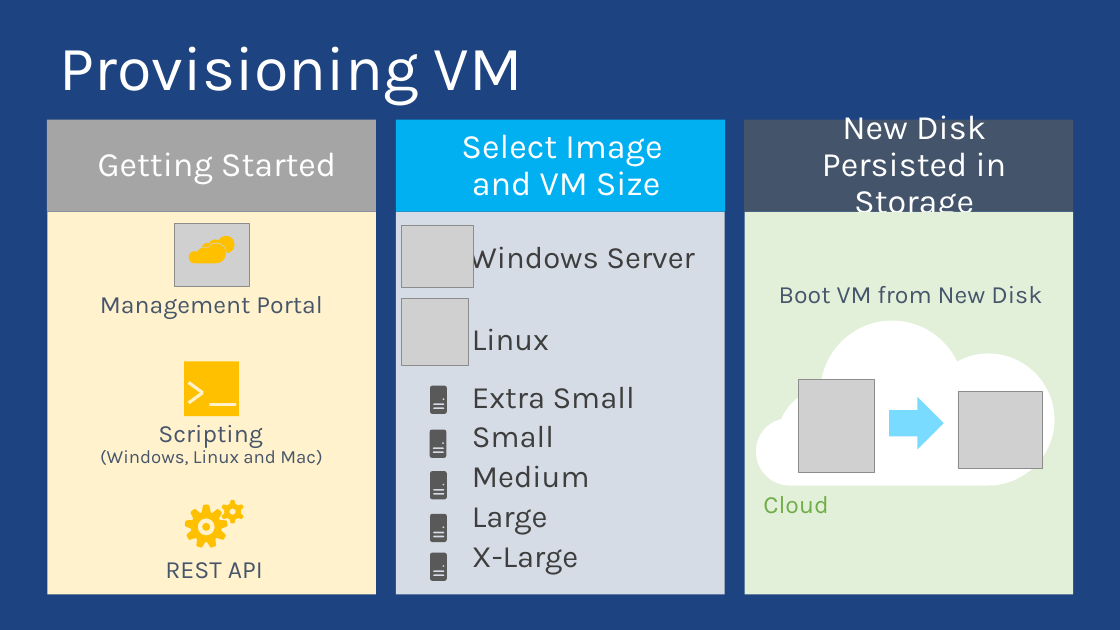
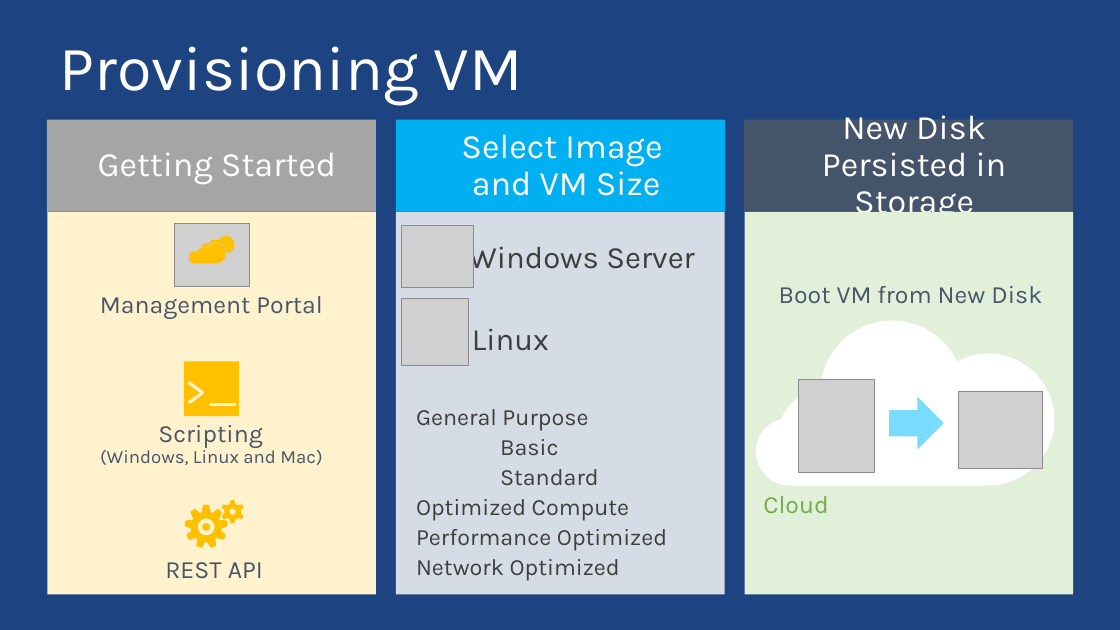
Before and after one commit to sack212/BasicAzureCamp, a slide deck: slide 8 of IaaS/IaaS.pptx. Drawn at 1120x630 pixels with LibreOffice and Linux fonts; fonts in the diff are those of the drawing; grey boxes stand for pictures; background and template pictures are left out. Boxes give left, top, right and bottom in pixels: in the first picture for what was removed or moved away, otherwise in the second. Text is boxed around its words. In the diff, an @@ line names an element or a change of style, - is before the commit and + after.

Commit message:
Updates to IaaS deck

```diff
--- a/IaaS/IaaS.pptx
+++ b/IaaS/IaaS.pptx
@@ freeform shape removed at bbox=[430, 386, 447, 414] @@
@@ text at bbox=[416, 409, 667, 580]: text changed; size 26.7 to 20 pt @@
-Extra Small
-Small
-Medium
-Large
-X-Large
+General Purpose
+Basic
+Standard
+Optimized Compute
+Performance Optimized
+Network Optimized
@@ freeform shape removed at bbox=[429, 429, 446, 458] @@
@@ freeform shape removed at bbox=[430, 471, 447, 500] @@
@@ freeform shape removed at bbox=[430, 514, 447, 543] @@
@@ freeform shape removed at bbox=[430, 553, 447, 581] @@
```
Also in this commit, not shown: 1 other slide changed, 7 slides added.
